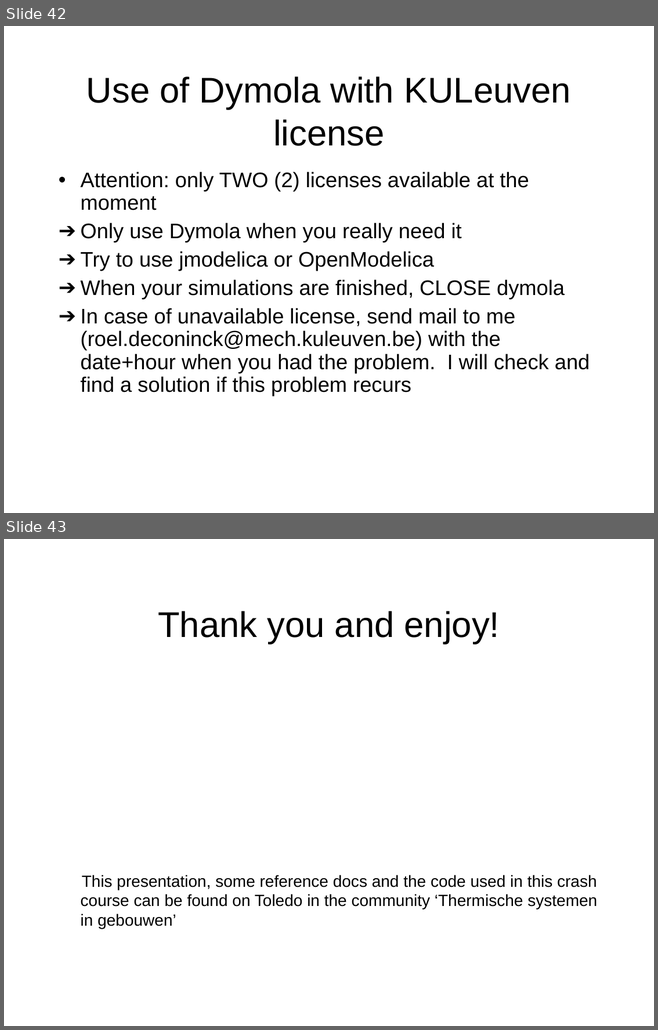
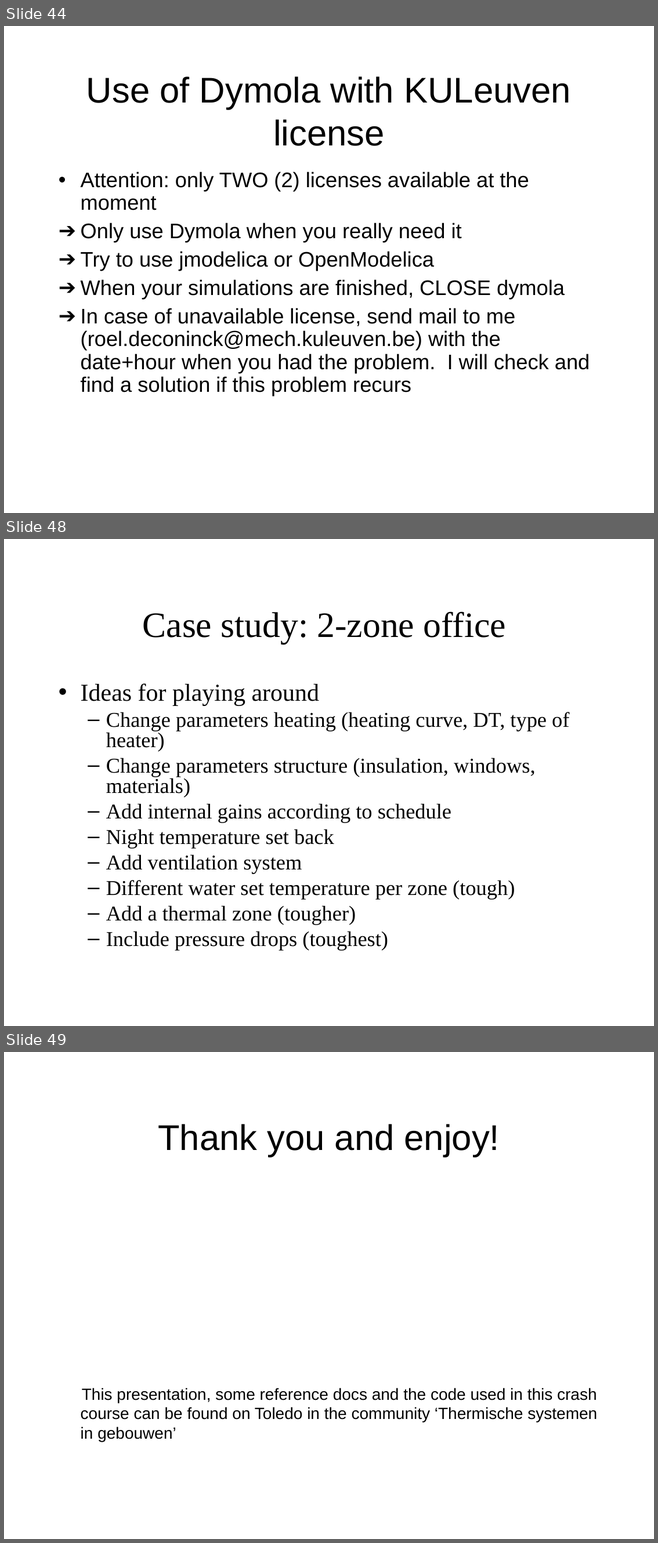
Before and after one commit to open-ideas/__CrashCourse__, a slide deck: Slides/CrashCourse_2012.ppt. Shown one above the other, each under a label of ours: slides 42 and 43 before the commit, slides 44, 48 and 49 after it; the slides between them are not shown. The pictures are 658x1030 and 658x1543 pixels, drawn with LibreOffice and Linux fonts; fonts in the diff are those of the drawing. Boxes give left, top, right and bottom in pixels: in the first picture for what was removed or moved away, otherwise in the second. Text is boxed around its words. In the diff, an @@ line names an element or a change of style, - is before the commit and + after.

```diff
--- a/Slides/CrashCourse_2012.ppt
+++ b/Slides/CrashCourse_2012.ppt
@@ slide 48 added at box(4, 539, 654, 1026), background #FFFFFF @@
@@ title added at box(143, 611, 506, 643), 44 pt, text #000000 @@
+Case study: 2-zone office
@@ text added at box(81, 683, 569, 950), 26 pt, text #000000 @@
+• Ideas for playing around
+  – Change parameters heating (heating curve, DT, type of heater)
+  – Change parameters structure (insulation, windows, materials)
+  – Add internal gains according to schedule
+  – Night temperature set back
+  – Add ventilation system
+  – Different water set temperature per zone (tough)
+  – Add a thermal zone (tougher)
+  – Include pressure drops (toughest)
@@ what was slide 42 is now slide 44 @@
@@ what was slide 43 is now slide 49 @@
```
Also in this commit, not shown: 6 slides changed, 6 other slides added, 1 slide removed, 2 other files.
